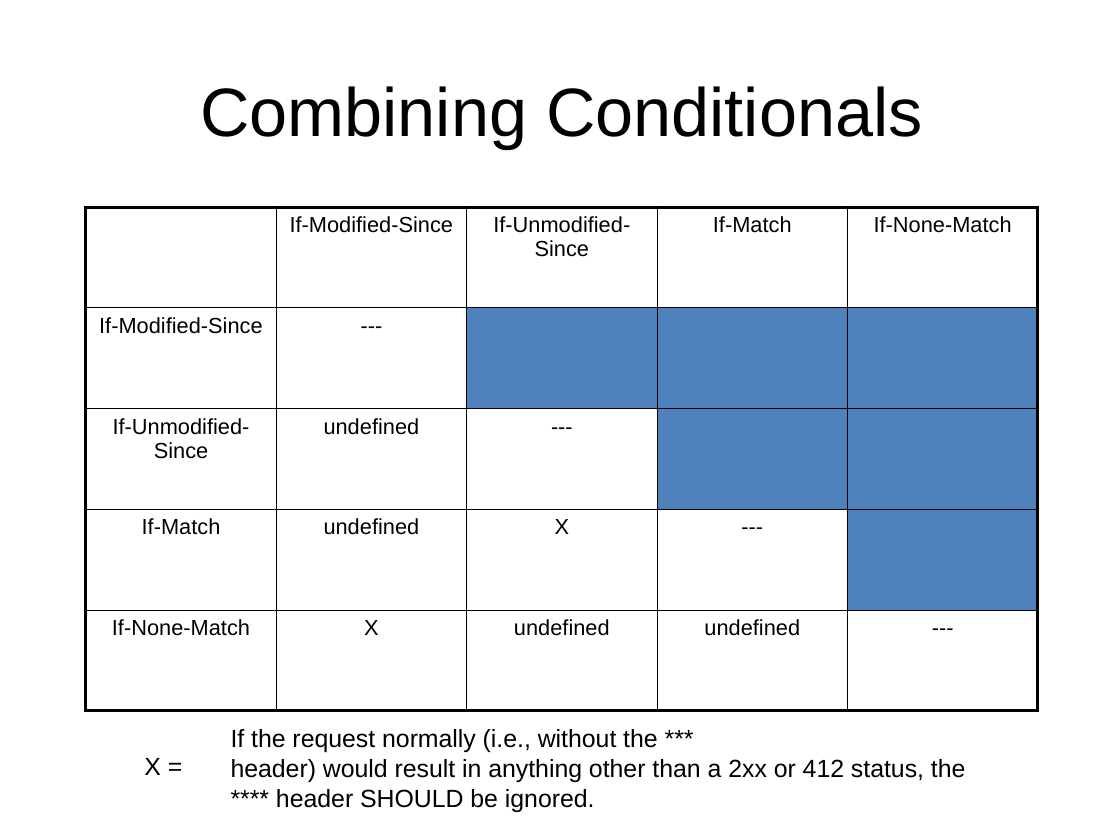
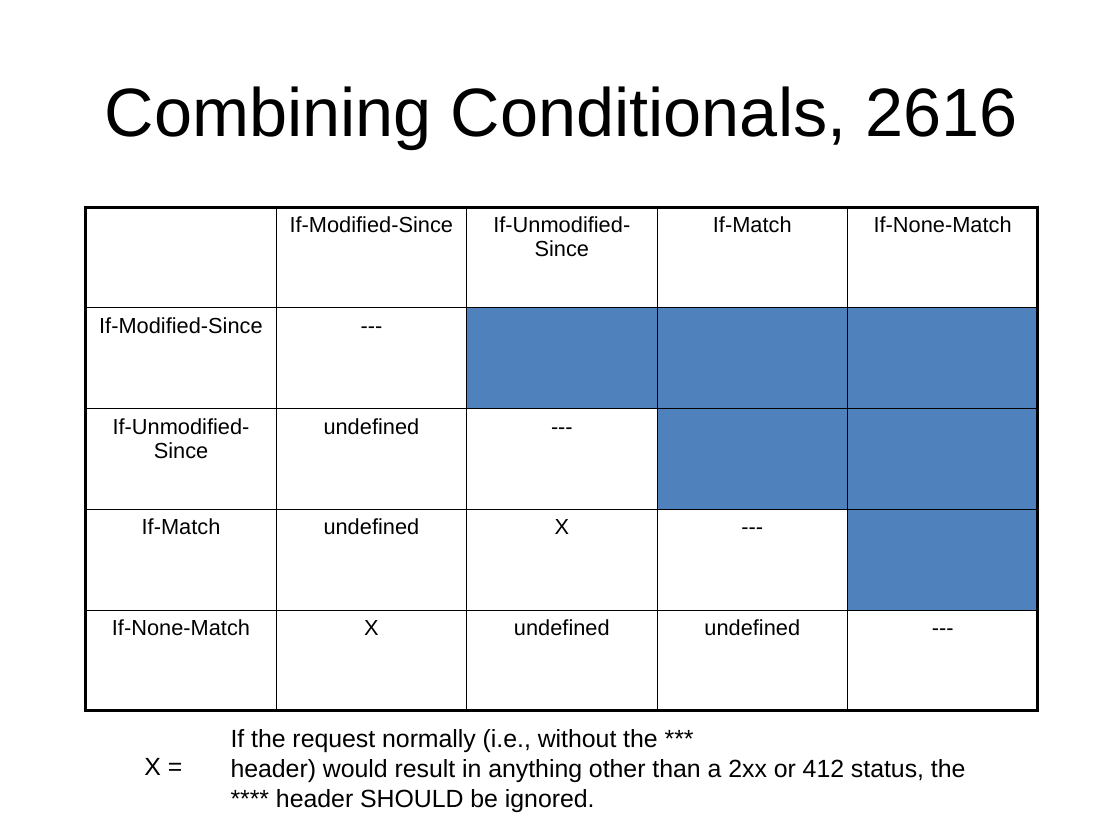
Before and after one commit to phonedude/cs531-f18, a slide deck: slide 37 of slides/week-04-conditionals-redirections.pptx. Drawn at 1120x840 pixels with LibreOffice and Linux fonts; fonts in the diff are those of the drawing. Boxes give left, top, right and bottom in pixels: in the first picture for what was removed or moved away, otherwise in the second. Text is boxed around its words. In the diff, an @@ line names an element or a change of style, - is before the commit and + after.

```diff
--- a/slides/week-04-conditionals-redirections.pptx
+++ b/slides/week-04-conditionals-redirections.pptx
@@ title at [105, 86, 1017, 148]: text changed @@
-Combining Conditionals
+Combining Conditionals, 2616
```
Also in this commit, not shown: 3 slides added.
